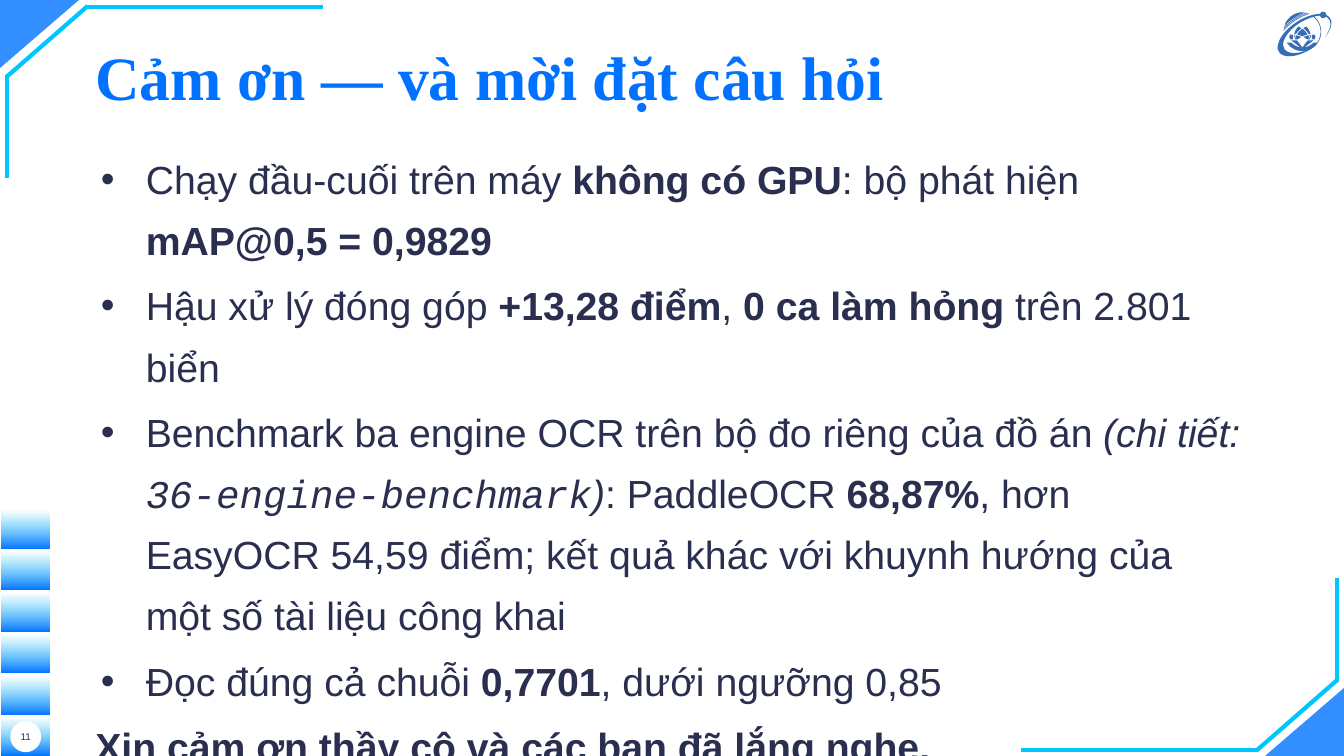
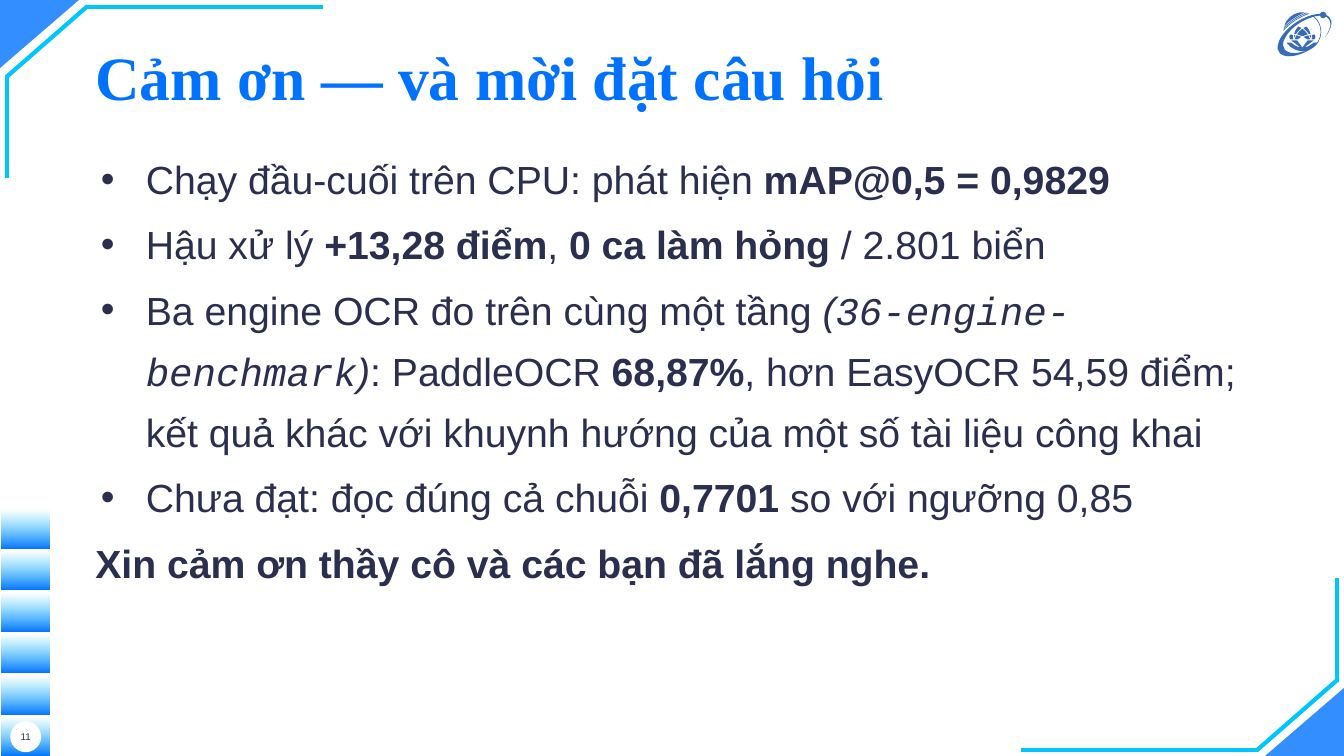
Before and after one commit to hieunguyen2604/alpr-do-an-mon-hoc, a slide deck: slide 11 of docs/slides/11-slides-ky-thuat.pptx. Drawn at 1344x756 pixels with LibreOffice and Linux fonts; fonts in the diff are those of the drawing; background and template pictures are left out. Boxes give left, top, right and bottom in pixels: in the first picture for what was removed or moved away, otherwise in the second. Text is boxed around its words. In the diff, an @@ line names an element or a change of style, - is before the commit and + after.

```diff
--- a/docs/slides/11-slides-ky-thuat.pptx
+++ b/docs/slides/11-slides-ky-thuat.pptx
@@ text at bbox=[146, 164, 1236, 520]: text changed @@
-• Chạy đầu-cuối trên máy không có GPU: bộ phát hiện mAP@0,5 = 0,9829
-• Hậu xử lý đóng góp +13,28 điểm, 0 ca làm hỏng trên 2.801 biển
-• Benchmark ba engine OCR trên bộ đo riêng của đồ án (chi tiết: 36-engine-benchmark): PaddleOCR 68,87%, hơn EasyOCR 54,59 điểm; kết quả khác với khuynh hướng của một số tài liệu công khai
-• Đọc đúng cả chuỗi 0,7701, dưới ngưỡng 0,85
+• Chạy đầu-cuối trên CPU: phát hiện mAP@0,5 = 0,9829
+• Hậu xử lý +13,28 điểm, 0 ca làm hỏng / 2.801 biển
+• Ba engine OCR đo trên cùng một tầng (36-engine-benchmark): PaddleOCR 68,87%, hơn EasyOCR 54,59 điểm; kết quả khác với khuynh hướng của một số tài liệu công khai
+• Chưa đạt: đọc đúng cả chuỗi 0,7701 so với ngưỡng 0,85
```
Also in this commit, not shown: 12 other files.
